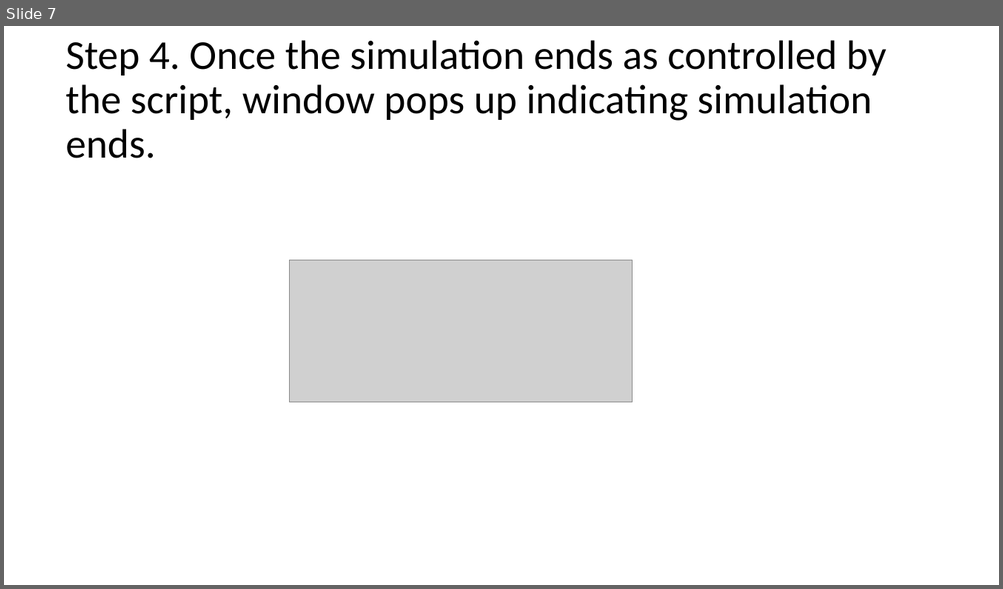
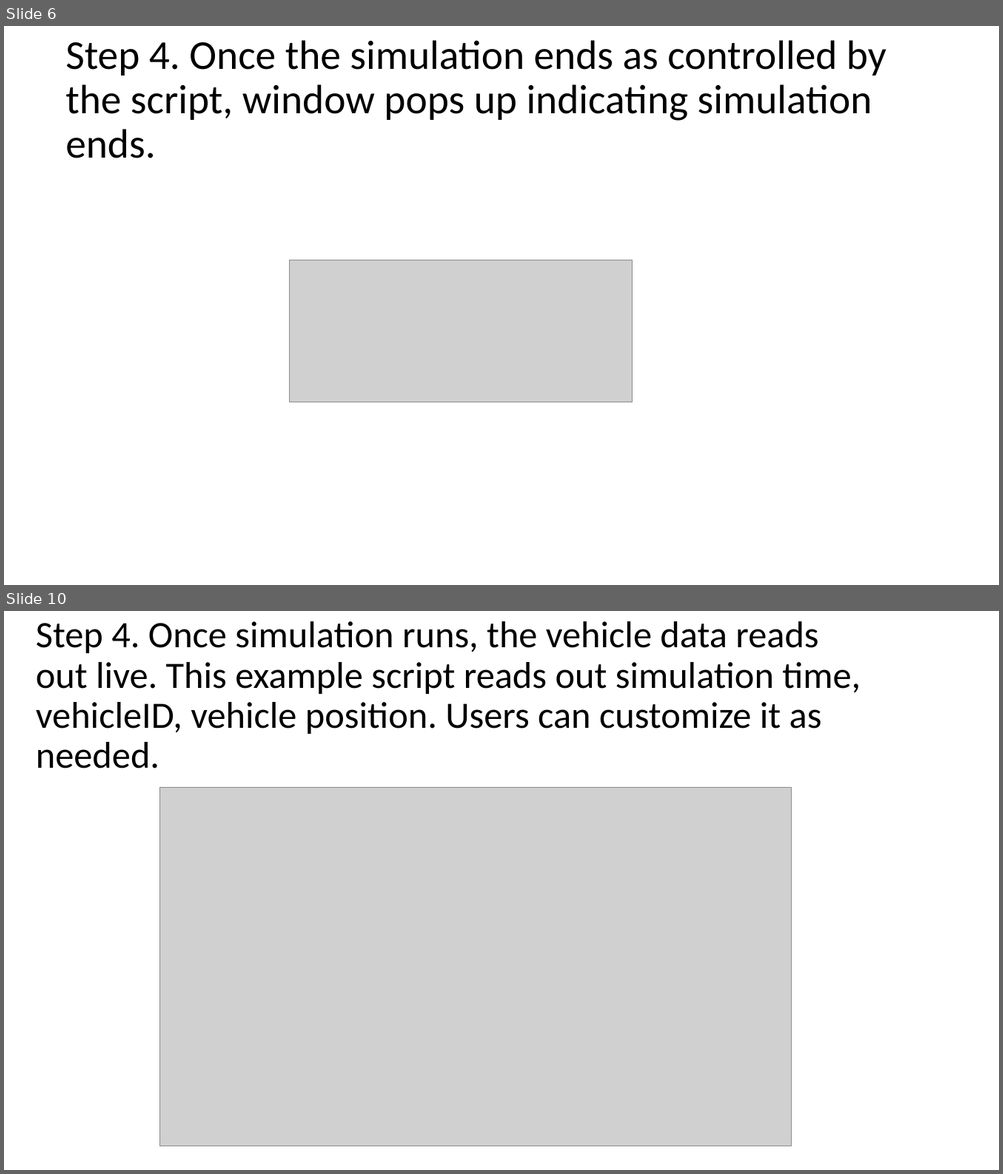
Before and after one commit to PAWorkzoneAutomation/TrafficSimulators_GettingStartedWithDifferrentSimulators_GettingStartedWithSUMO, a slide deck: Documents/How to talk to SUMO through python API.pptx. Shown one above the other, each under a label of ours: slide 7 before the commit, slides 6 and 10 after it; the slides between them are not shown. The pictures are 1003x589 and 1003x1174 pixels, drawn with LibreOffice and Linux fonts; fonts in the diff are those of the drawing; grey boxes stand for pictures. Boxes give left, top, right and bottom in pixels: in the first picture for what was removed or moved away, otherwise in the second. Text is boxed around its words. In the diff, an @@ line names an element or a change of style, - is before the commit and + after.

```diff
--- a/Documents/How to talk to SUMO through python API.pptx
+++ b/Documents/How to talk to SUMO through python API.pptx
@@ slide 10 added at <box>4,611,999,1170</box>, background #FFFFFF @@
@@ title added at <box>36,621,860,769</box>, 36 pt, text #000000 @@
+Step 4. Once simulation runs, the vehicle data reads out live. This example script reads out simulation time, vehicleID, vehicle position. Users can customize it as needed.
@@ picture added at <box>159,788,791,1147</box> @@
@@ what was slide 7 is now slide 6 @@
```
Also in this commit, not shown: 5 slides changed, 4 other slides added, 1 slide removed.
